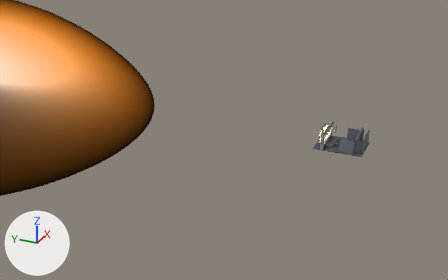
The glTF model worldline-lab/shared/assets/deck.glb: old version first, new version second.
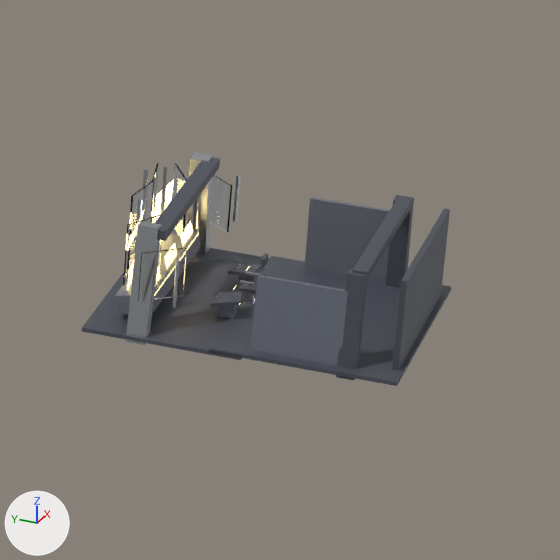
Each version is shown from a 50 mm lens placed at (-90.3, -21.2, 41.1), pointed at (-7.8, 15.9, -0.1), then close up on the part from 67% to 86% of the width and 35% to 66% of the height. The axes (+X, +Y, +Z) are drawn at lower left. The lights are the same throughout. The first two pictures are the older version. Where no turn or scale is listed for an object, it has been applied to the vertices.

The scene before the commit, as lines of its bpy script (objects in view):
```python
me_cube_001 = bpy.data.meshes.new('Cube.001')
me_cube_001.from_pydata(...)  # a box spanning x -3.0..3.0, y -2.0..2.0, z -0.05..0.05
me_cube_001.materials.append(mat_hull_dark_painted)  # dark grey #4f535d
me_cube_002 = bpy.data.meshes.new('Cube.002')
me_cube_002.from_pydata(...)  # 56 vertices, 108 faces; spans x -2.2..2.2, y -0.49..0.49, z -0.34..0.34
me_cube_002.materials.append(mat_hull_mid_painted)  # grey #717681
me_cube_032 = bpy.data.meshes.new('Cube.032')
me_cube_032.from_pydata(...)  # 56 vertices, 108 faces; spans x -0.09..0.09, y -1.1..1.1, z -1.0..1.0
me_cube_032.materials.append(mat_hull_mid_painted)  # grey #717681
ob_deck_dash = bpy.data.objects.new('Deck_Dash', me_cube_002)
ob_deck_dash.location = (0.0, 1.55, -0.58)
ob_deck_floor = bpy.data.objects.new('Deck_Floor', me_cube_001)
ob_deck_floor.location = (0.0, 0.6, -1.12)
ob_hull_side_r = bpy.data.objects.new('Hull_Side_R', me_cube_032)
ob_hull_side_r.location = (2.62, -2.65, -0.05)
# also in view: 'Hull_Rib2_L' at (-2.5, -3.9, 0.0); 'Deck_Pillar_L' at (-2.5, 1.2, 0.2); 'Deck_Pillar_R' at (2.5, 1.2, 0.2); 'Hull_Floor_Ext' at (0.0, -2.9, -1.0); 'Deck_Window_5' at (2.5, 0.8, 0.5)
```
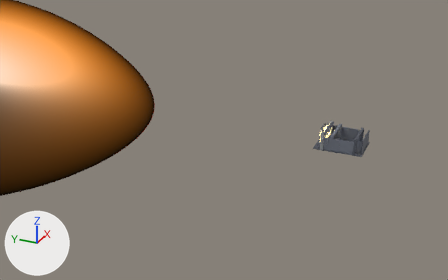
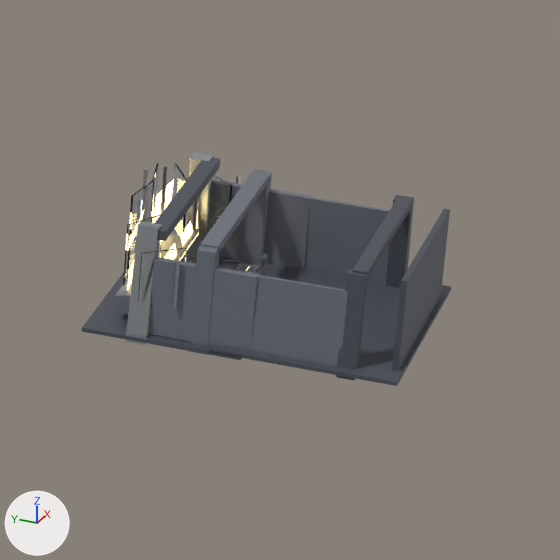
What differs and where, as boxes [x1, y1, x2, y2] in the close-ups (560 x 560 px):
'Hull_Side2_L', added
    after: [208, 267, 258, 350]
'Hull_Side3_L', added
    after: [148, 258, 196, 341]
'Hull_Side2_R', added
    after: [263, 189, 312, 269]
'Hull_Rib3_L', added
    after: [190, 246, 220, 354]
'Hull_Beam3', added
    after: [200, 171, 270, 254]
'Hull_Rib3_R', added
    after: [243, 169, 272, 265]
'Hull_Side3_R', added
    after: [207, 181, 247, 260]
'Deck_Floor', unchanged, covered by the edit
    before: [82, 248, 270, 360]
    after: [82, 253, 260, 360]

What the commit changed:
Mesh me_cube_107 is new.
It is a box spanning x -0.09..0.09, y -0.53..0.53, z -1.0..1.0.
It uses material mat_hull_mid_painted (grey #717681).
Mesh me_cube_102 is new.
It is a box spanning x -0.23..0.23, y -0.22..0.22, z -1.36..1.36.
It uses material mat_hull_mid_painted (grey #717681).
Mesh me_cube_103 is new.
It is a box spanning x -2.45..2.45, y -0.22..0.22, z -0.11..0.11.
It uses material mat_hull_mid_painted (grey #717681).
Object 'Hull_Side3_R' (ob_hull_side3_r) is new; it shows me_cube_107.
Its location is (2.62, 0.47, -0.05).
Object 'Hull_Side3_L' (ob_hull_side3_l) is new; it shows a copy of me_cube_107.
Its location is (-2.62, 0.47, -0.05).
Object 'Hull_Side2_R' (ob_hull_side2_r) is new; it shows a copy of me_cube_107.
Its location is (2.62, -1.02, -0.05).
Object 'Hull_Side2_L' (ob_hull_side2_l) is new; it shows a copy of me_cube_107.
Its location is (-2.62, -1.02, -0.05).
Object 'Hull_Rib3_R' (ob_hull_rib3_r) is new; it shows me_cube_102.
Its location is (2.5, -0.28, 0.05).
Object 'Hull_Rib3_L' (ob_hull_rib3_l) is new; it shows a copy of me_cube_102.
Its location is (-2.5, -0.28, 0.05).
Object 'Hull_Beam3' (ob_hull_beam3) is new; it shows me_cube_103.
Its location is (0.0, -0.28, 1.35).
